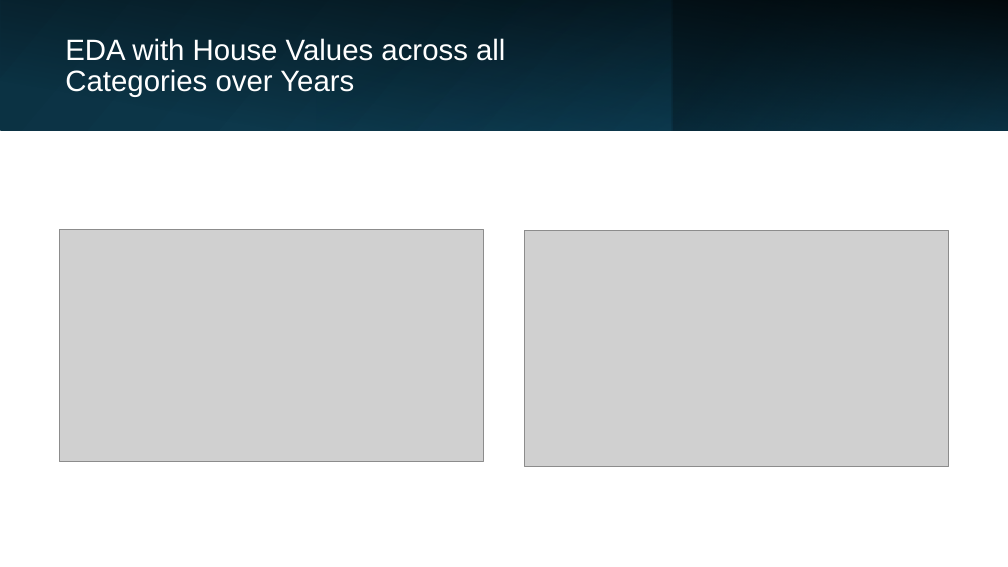
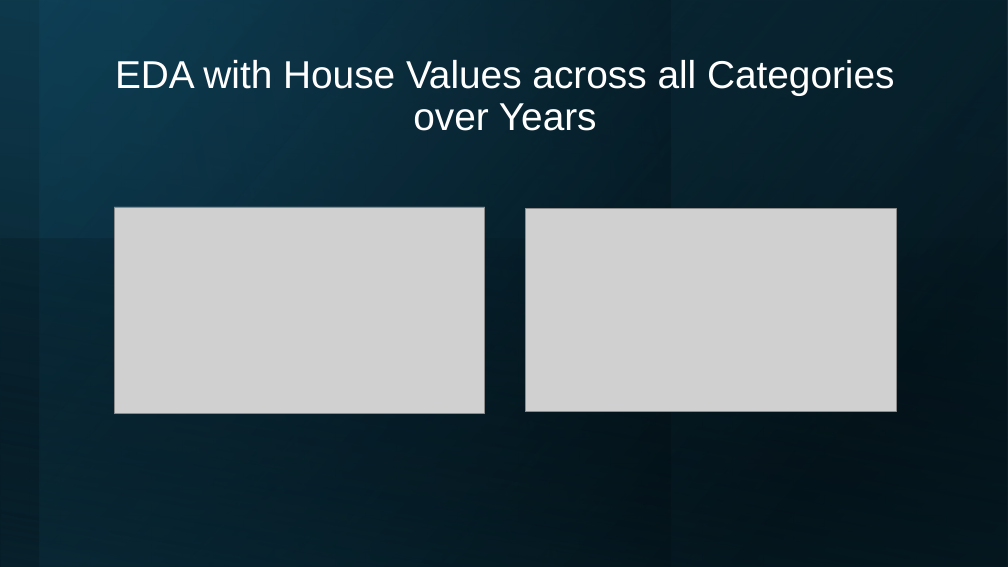
Before and after one commit to KavyaGurram2000/DS_2025_TeamE, a slide deck: slide 12 of Presentation_slides/Predicting Housing Market Trends_final.pptx. Drawn at 1008x567 pixels with LibreOffice and Linux fonts; fonts in the diff are those of the drawing; grey boxes stand for pictures. Boxes give left, top, right and bottom in pixels: in the first picture for what was removed or moved away, otherwise in the second. Text is boxed around its words. In the diff, an @@ line names an element or a change of style, - is before the commit and + after.

```diff
--- a/Presentation_slides/Predicting Housing Market Trends_final.pptx
+++ b/Presentation_slides/Predicting Housing Market Trends_final.pptx
@@ rectangle removed at bbox=[0, 0, 1008, 130] @@
@@ rectangle removed at bbox=[0, 0, 1008, 130] @@
@@ rectangle added at bbox=[0, 0, 1008, 567], fill gradient #000000 to #156082 @@
@@ rectangle added at bbox=[0, 0, 671, 567], fill gradient #104862 to #000000 @@
@@ rectangle added at bbox=[0, 0, 1008, 567], fill gradient #000000 to #156082 @@
@@ rectangle added at bbox=[39, 0, 1008, 567], fill gradient #000000 to #104862 @@
@@ rectangle removed at bbox=[316, 0, 672, 130] @@
@@ rectangle removed at bbox=[672, 0, 1008, 130] @@
@@ title "EDA with House Values across ...": place and size @@
-title "EDA with House Values across ..." at bbox=[65, 38, 505, 97]
+title "EDA with House Values across ..." at bbox=[115, 60, 895, 131]
@@ title "EDA with House Values across ..." at bbox=[115, 60, 895, 131]: size 28 to 37 pt; alignment left to centre; vertical alignment middle to bottom @@
@@ picture: place and size @@
-picture at bbox=[525, 231, 949, 467]
+picture at bbox=[114, 207, 485, 414]
@@ picture: place and size @@
-picture at bbox=[59, 230, 483, 462]
+picture at bbox=[526, 209, 897, 412]
@@ rectangle added at bbox=[0, 239, 1008, 567], fill gradient #000000 to #0B3041 @@
```
Also in this commit, not shown: 31 other slides changed, 1 slide removed, 3 other files.
